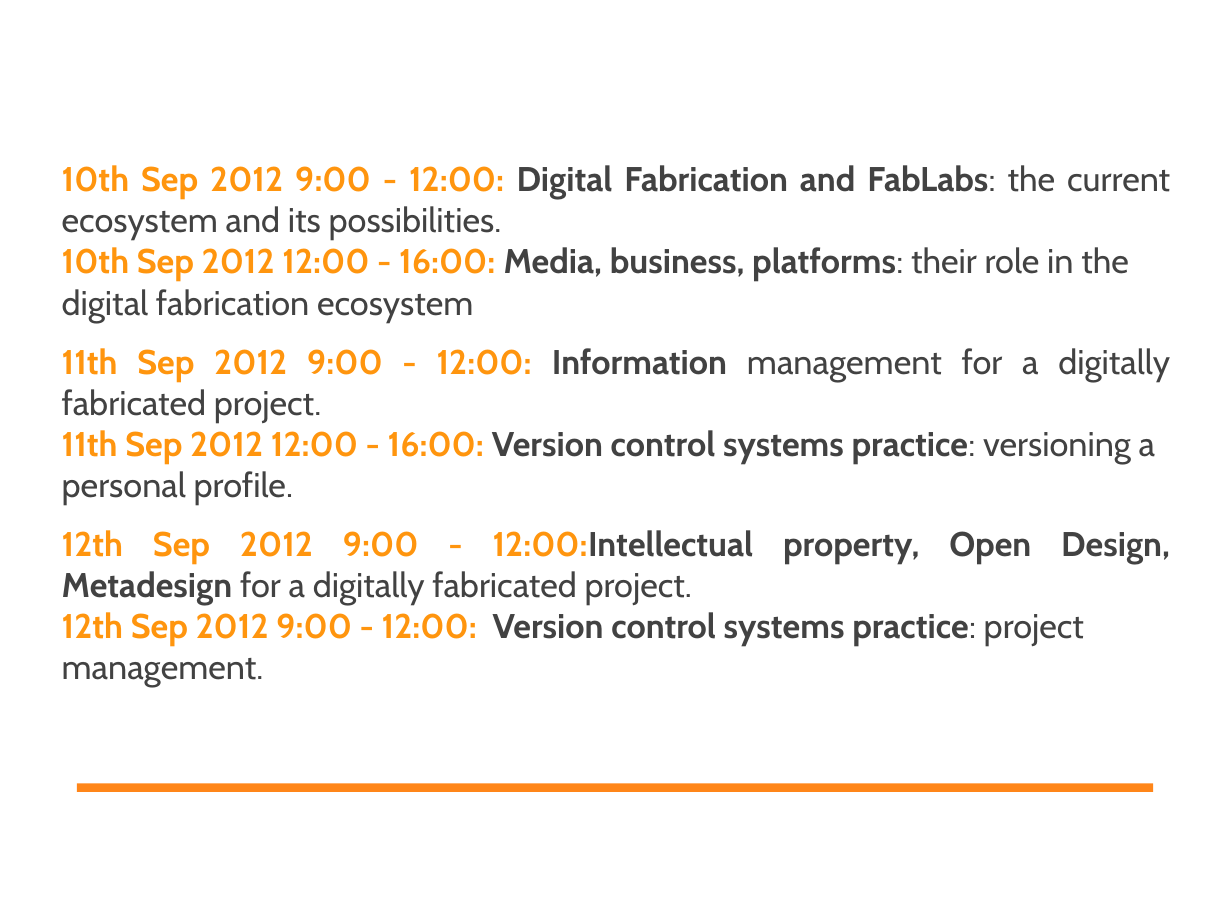
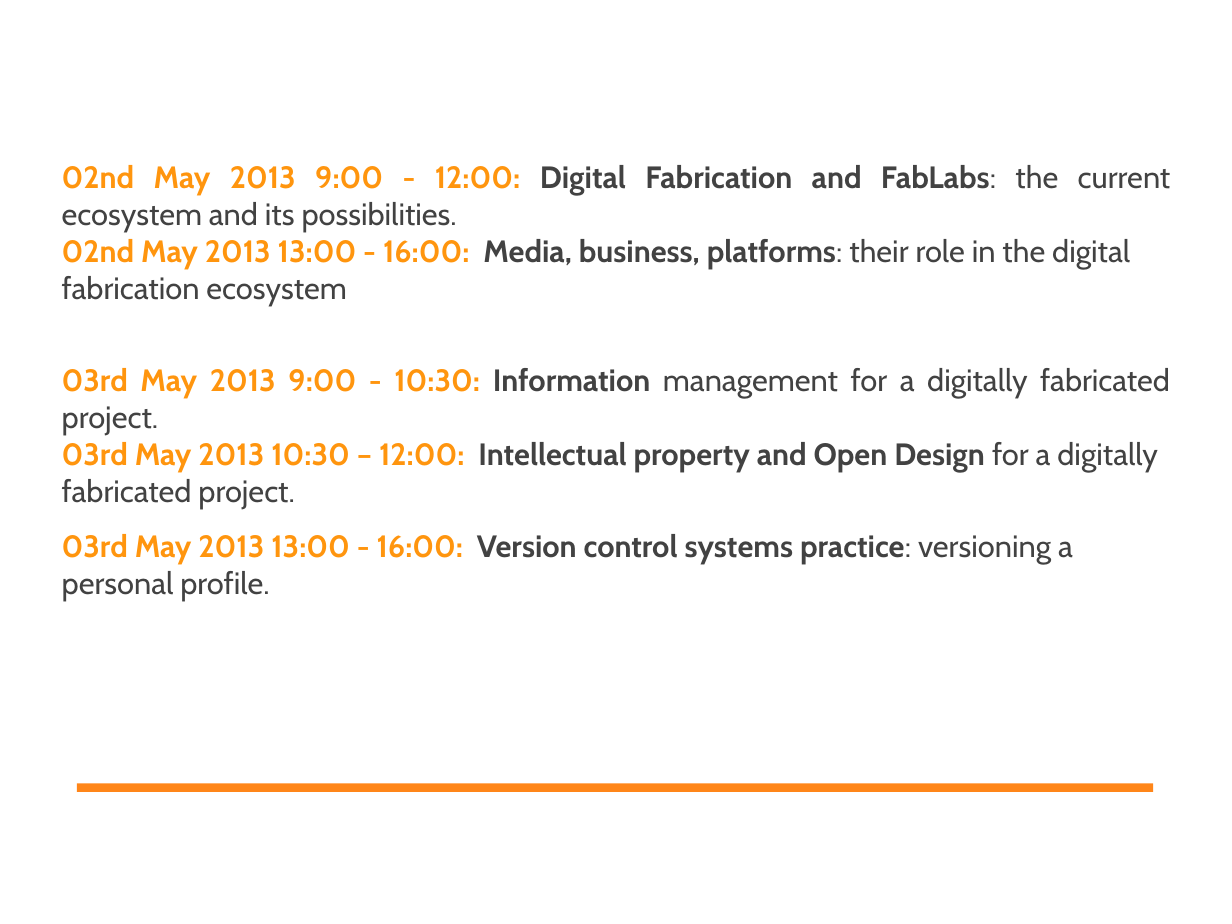
Before and after one commit to DigitalFabricationStudio/Slides, a slide deck: slide 3 of libreoffice/DigitalFabricationStudio.00__Introduction.odp. Drawn at 1232x924 pixels with LibreOffice and Linux fonts; fonts in the diff are those of the drawing; background and template pictures are left out. Boxes give left, top, right and bottom in pixels: in the first picture for what was removed or moved away, otherwise in the second. Text is boxed around its words. In the diff, an @@ line names an element or a change of style, - is before the commit and + after.

```diff
--- a/libreoffice/DigitalFabricationStudio.00__Introduction.odp
+++ b/libreoffice/DigitalFabricationStudio.00__Introduction.odp
@@ text at bbox=[62, 165, 1171, 600]: text changed; size 20 to 18 pt @@
-10th Sep 2012 9:00 - 12:00: Digital Fabrication and FabLabs: the current ecosystem and its possibilities.
-10th Sep 2012 12:00 - 16:00: Media, business, platforms: their role in the digital fabrication ecosystem
-11th Sep 2012 9:00 - 12:00: Information management for a digitally fabricated project.
-11th Sep 2012 12:00 - 16:00: Version control systems practice: versioning a personal profile.
-12th Sep 2012 9:00 - 12:00:Intellectual property, Open Design, Metadesign for a digitally fabricated project.
-12th Sep 2012 9:00 - 12:00: Version control systems practice: project management.
+02nd May 2013 9:00 - 12:00: Digital Fabrication and FabLabs: the current ecosystem and its possibilities.
+02nd May 2013 13:00 - 16:00: Media, business, platforms: their role in the digital fabrication ecosystem
+03rd May 2013 9:00 - 10:30: Information management for a digitally fabricated project.
+03rd May 2013 10:30 – 12:00: Intellectual property and Open Design for a digitally fabricated project.
+03rd May 2013 13:00 - 16:00: Version control systems practice: versioning a personal profile.
```
Also in this commit, not shown: 7 other slides changed, 3 slides added, 2 slides removed, 12 other files.
